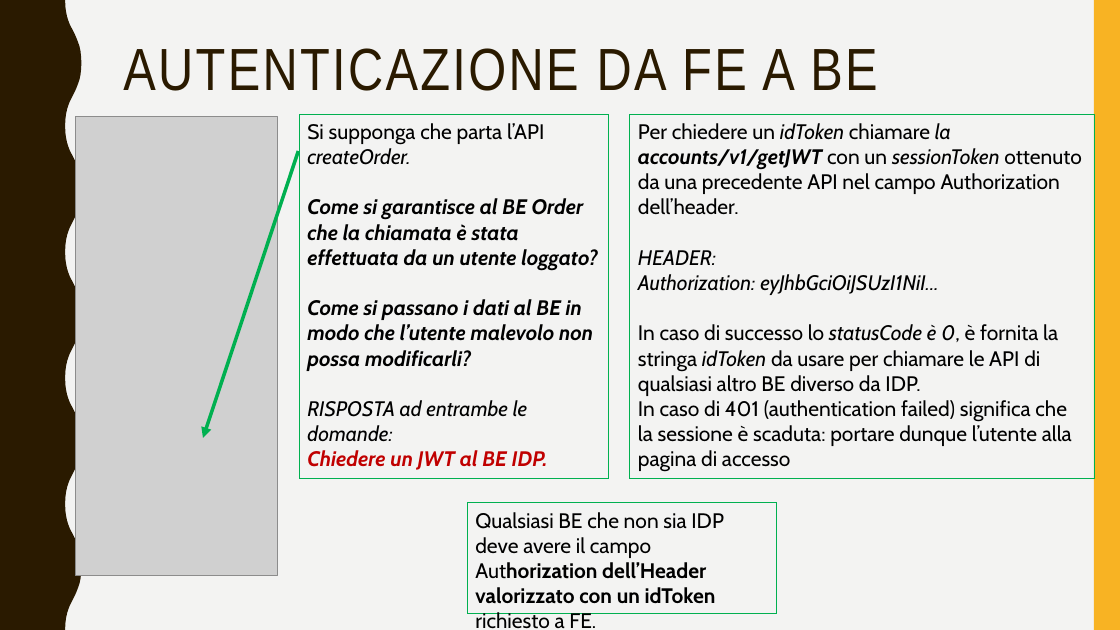
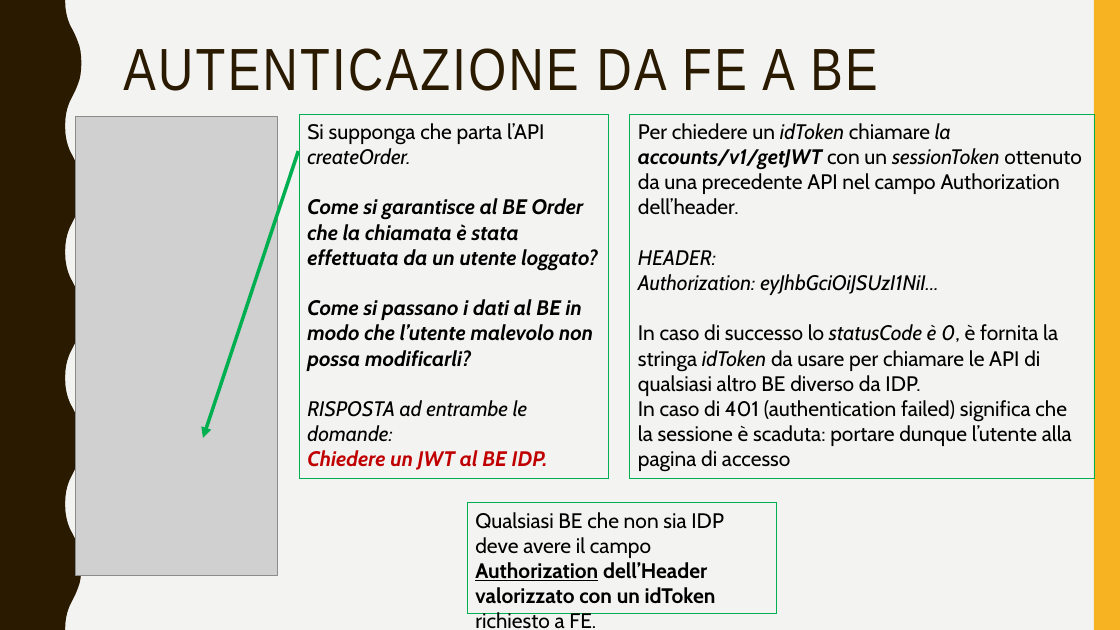
Before and after one commit to IlVirtuoso/PizzaTime-Server, a slide deck: slide 11 of PizzaParty - IDP-FE Guide.pptx. Drawn at 1120x630 pixels with LibreOffice and Linux fonts; fonts in the diff are those of the drawing; grey boxes stand for pictures. Boxes give left, top, right and bottom in pixels: in the first picture for what was removed or moved away, otherwise in the second. Text is boxed around its words. In the diff, an @@ line names an element or a change of style, - is before the commit and + after.

```diff
--- a/PizzaParty - IDP-FE Guide.pptx
+++ b/PizzaParty - IDP-FE Guide.pptx
@@ rectangle "Qualsiasi BE che non sia ..." at <box>467,503,776,613</box>: bold on, underline on in "Authorization" @@
```
